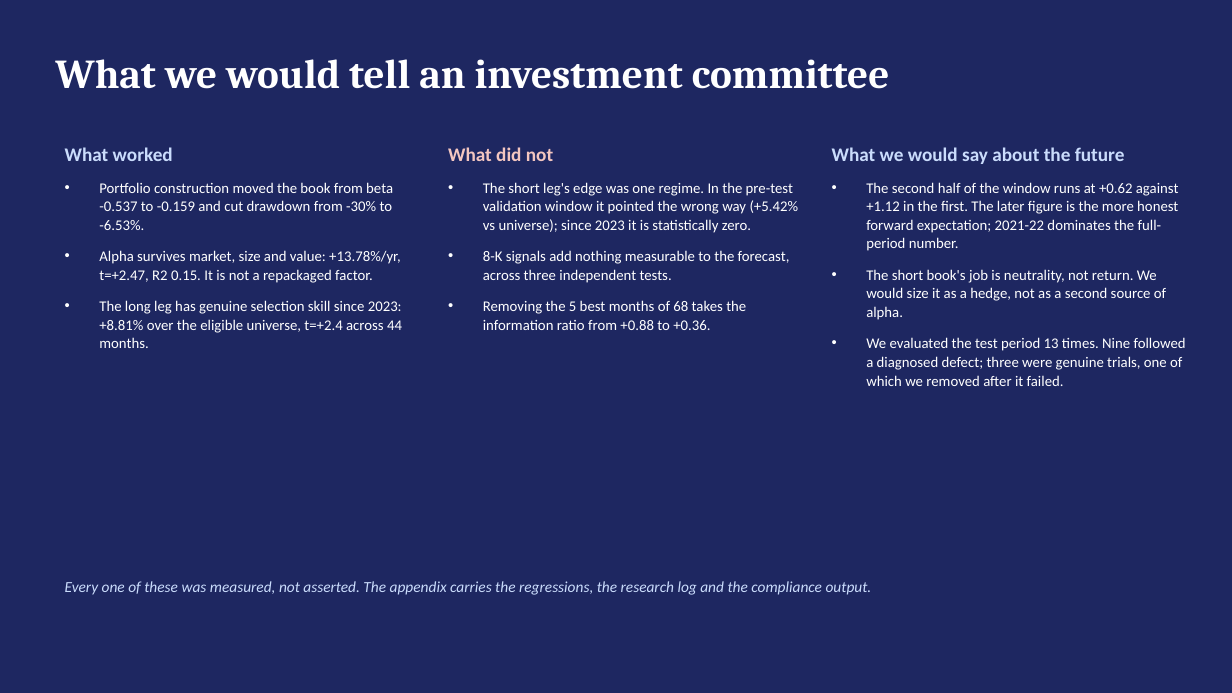
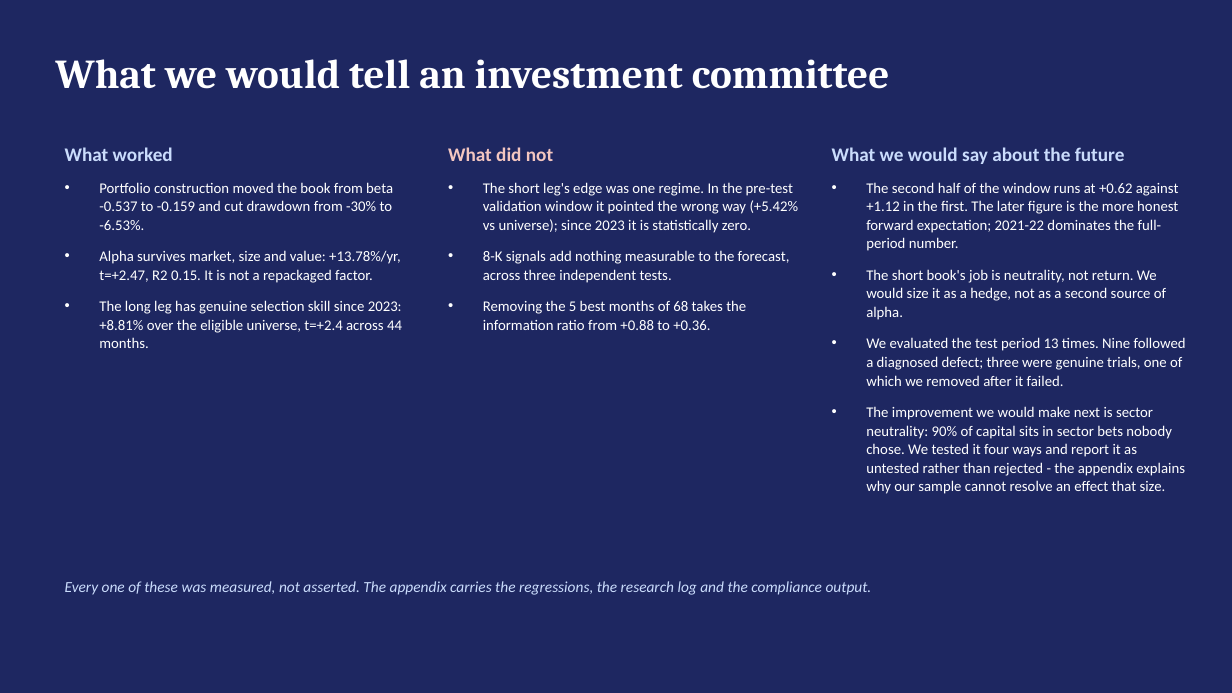
Before and after one commit to TonyTran03/hackathonfiam_zzz, a slide deck: slide 8 of 05_submission/FIAM_deck.pptx. Drawn at 1232x693 pixels with LibreOffice and Linux fonts; fonts in the diff are those of the drawing. Boxes give left, top, right and bottom in pixels: in the first picture for what was removed or moved away, otherwise in the second. Text is boxed around its words. In the diff, an @@ line names an element or a change of style, - is before the commit and + after.

```diff
--- a/05_submission/FIAM_deck.pptx
+++ b/05_submission/FIAM_deck.pptx
@@ text at (x1=866, y1=406, x2=1185, y2=494): paragraph added @@
+• The improvement we would make next is sector neutrality: 90% of capital sits in sector bets nobody chose. We tested it four ways and report it as untested rather than rejected - the appendix explains why our sample cannot resolve an effect that size.
```
Also in this commit, not shown: 1 slide added, 2 other files.
